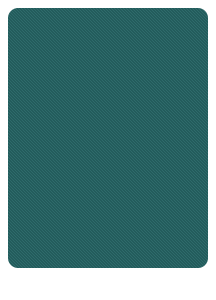
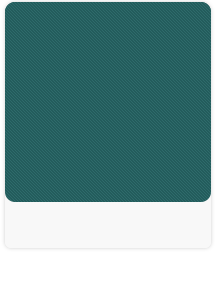
Layered file, before and after one edit (216×300). Changes by layer:
removed layer "圆角矩形 1" over [8, 8, 208, 268]
added layer "组 1 副本" above "组 1" over [5, 2, 211, 248]
added group "组 1" with 2 layers above "图层 1" over [5, 2, 211, 248]
added layer "圆角矩形 2" in group "组 1" over [5, 2, 211, 202]
added layer "圆角矩形 3" in group "组 1" over [5, 148, 211, 248]
painted on "图层 1" over [2, 0, 214, 252]
